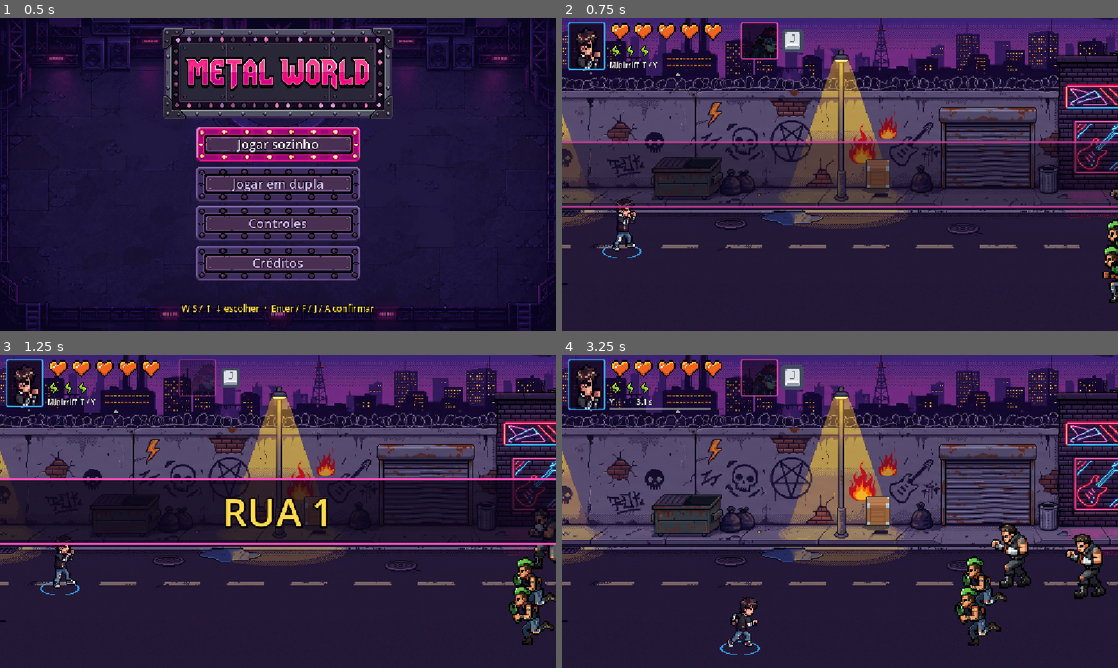
Above: before the commit, frames 1-4 (two rows, left to right).
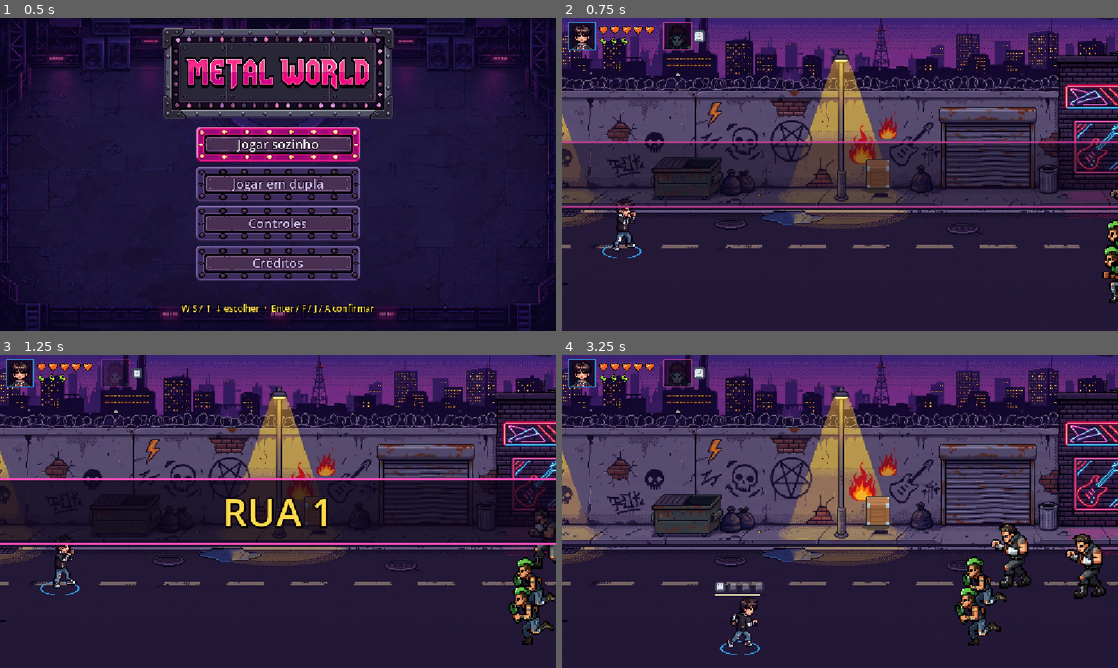
Above: after the commit, the same moments.

Repository: lucas-gif561/metalworld
Game: Godot game, scene res://ui/tela_inicial.tscn
Two runs of this game, one before a commit and one after it. Both use one fixed random seed, a clock stepped at 60 frames per second and the inputs below. Sound files missing from this copy of the repository are replaced by a short silence.
Inputs (mouse positions are in pixels of both pictures, inside the frame that each line leads up to):
- Up to frame 1 (0.5 s): no input
- Up to frame 2 (0.75 s): click "Jogar sozinho" at 0.5 s
- Up to frame 3 (1.25 s): no input
- Up to frame 4 (3.25 s): tap Enter at 1.25 s; move the mouse to (962, 495) at 1.27 s; hold D (mover_direita) 1.28-2.03 s; hold F (atacar) 1.28-2.03 s; click (962, 495) at 1.42 s; move the mouse to (728, 527) at 2.02 s; hold S (mover_baixo) 2.03-2.78 s; tap G (dodge) at 2.1 s; click (728, 527) at 2.17 s; move the mouse to (895, 442) at 2.77 s; hold D (mover_direita) from 2.78 s (still down); tap Y (interagir) at 2.85 s; click (895, 442) at 2.92 s

Frame 1 is identical in both runs. In frame 2, 2.9% of the frame differs, in the area x 1-44%, y 1-17%; in frame 3, 2.7%; in frame 4, 3.2%, in the area x 1-44%, y 1-77%.

Commit message:
HUD: retratos novos e Minirriff em teclas sobre o jogador
- Retratos com foco no rosto (Dylan e Kevin) a 2,5x o pixel; corações,
  raios, botões e espaçamentos do painel em 1,5x, na mesma proporção.
- Minirriff aparece em cima de quem toca: teclas no estilo Kenney (T/Y no
  P1, I/L no P2, LB/RB no controle), com prazo e flash dourado (especial)
  ou vermelho (erro). O texto do Minirriff saiu do HUD.
- Teclas T, I, Y e vazia feitas a partir da tecla L do pacote (CREDITS).

Co-Authored-By: Claude Opus 5.5 <noreply@anthropic.com>

Diff:
--- a/personagens/dylan/jogador.gd
+++ b/personagens/dylan/jogador.gd
@@ -92,6 +92,9 @@
 var poder = 0.0
 var recarga_dodge_restante = 0.0
 var sequencia_minirriff := ""
+## A sequência como ficou na última nota (a sequência é limpa no mesmo quadro
+## em que acerta ou erra; o VisorMinirriff usa esta para mostrar o resultado)
+var ultima_sequencia_minirriff := ""
 var minirriff_usando_controle := false
 var tempo_minirriff = 0.0
 var tempo_atordoado = 0.0
@@ -113,6 +116,7 @@
 var fim_sequencia_ms = 0
 @onready var _anel = $Anel
 @onready var _indicador = $IndicadorReviver
+@onready var _visor_minirriff = $VisorMinirriff
 @onready var hurtbox = $Hurtbox
 
 
@@ -141,6 +145,8 @@
 	_anel.position *= razao
 	_anel.scale *= razao
 	_indicador.position *= razao
+	_visor_minirriff.position *= razao
+	_visor_minirriff.scale *= razao
 	alcance_soco *= razao
 	velocidade_dodge *= razao
 	velocidade *= razao
@@ -398,6 +404,7 @@
 		tempo_mensagem_minirriff = 0.0
 	Audio.tocar("minirriff_grave" if nota == "A" else "minirriff_agudo", 0.0, 0)
 	sequencia_minirriff += nota
+	ultima_sequencia_minirriff = sequencia_minirriff
 
 	for codigo in MINIRRIFFS:
 		if not codigo.begins_with(sequencia_minirriff):
--- a/personagens/dylan/jogador.tscn
+++ b/personagens/dylan/jogador.tscn
@@ -7,6 +7,7 @@
 [ext_resource type="Texture2D" path="res://personagens/dylan/sprites/tecla_y.svg" id="6_tecla_y"]
 [ext_resource type="Texture2D" uid="uid://c56dr26f6nb8p" path="res://personagens/dylan/sprites/tecla_l.png" id="7_tecla_l"]
 [ext_resource type="Texture2D" path="res://riff/sprites/botao_rb.svg" id="8_botao_rb"]
+[ext_resource type="PackedScene" path="res://personagens/dylan/visor_minirriff.tscn" id="9_visor_minirriff"]
 
 [sub_resource type="RectangleShape2D" id="RectangleShape2D_qf7sd"]
 size = Vector2(36, 16)
@@ -63,3 +64,5 @@
 position = Vector2(0, -36)
 scale = Vector2(1.5, 1.5)
 texture = ExtResource("6_tecla_y")
+
+[node name="VisorMinirriff" parent="." instance=ExtResource("9_visor_minirriff")]
--- /dev/null
+++ b/personagens/dylan/visor_minirriff.gd
@@ -0,0 +1,64 @@
+extends Node2D
+## Minirriff em cima do jogador: cada nota tocada aparece como a tecla (estilo
+## Kenney) que o jogador apertou, com o prazo embaixo. Ao terminar, a sequência
+## pisca dourada (virou especial) ou vermelha (errou, tempo esgotado ou sem poder).
+## Ícones, cores e posições ficam na cena; o código só troca as teclas, porque
+## elas mudam a cada nota e dependem de quem toca (P1, P2 ou controle).
+
+@export_group("Teclado P1")
+@export var grave_p1: Texture2D
+@export var agudo_p1: Texture2D
+@export_group("Teclado P2")
+@export var grave_p2: Texture2D
+@export var agudo_p2: Texture2D
+@export_group("Controle")
+@export var grave_controle: Texture2D
+@export var agudo_controle: Texture2D
+@export_group("Visual")
+@export var tecla_vazia: Texture2D
+@export var cor_vazia := Color(1, 1, 1, 0.35)
+@export var cor_acerto := Color(1, 0.85, 0.3)
+@export var cor_erro := Color(1, 0.35, 0.35)
+
+@onready var jogador = get_parent()
+@onready var teclas: Array = $Teclas.get_children()
+@onready var prazo: Node2D = $Prazo
+@onready var barra: Control = $Prazo/Barra
+
+
+func _ready() -> void:
+	hide()
+
+
+func _process(_delta: float) -> void:
+	if jogador.caido:
+		hide()
+		return
+
+	var sequencia: String = jogador.sequencia_minirriff
+	if not sequencia.is_empty():
+		_mostrar(sequencia, Color.WHITE)
+		prazo.show()
+		barra.scale.x = clampf(jogador.tempo_minirriff / jogador.janela_minirriff, 0.0, 1.0)
+	elif jogador.tempo_mensagem_minirriff > 0.0 and not jogador.ultima_sequencia_minirriff.is_empty():
+		var virou_especial = not jogador._especial_pendente.is_empty()
+		_mostrar(jogador.ultima_sequencia_minirriff, cor_acerto if virou_especial else cor_erro)
+		prazo.hide()
+	else:
+		hide()
+
+
+func _mostrar(sequencia: String, cor: Color) -> void:
+	show()
+	var controle = jogador.minirriff_usando_controle and Controles.controle_do_jogador(jogador.id_jogador) >= 0
+	var grave = grave_controle if controle else (grave_p1 if jogador.id_jogador == 1 else grave_p2)
+	var agudo = agudo_controle if controle else (agudo_p1 if jogador.id_jogador == 1 else agudo_p2)
+
+	for i in teclas.size():
+		var tecla: Sprite2D = teclas[i]
+		if i < sequencia.length():
+			tecla.texture = grave if sequencia[i] == "A" else agudo
+			tecla.modulate = cor
+		else:
+			tecla.texture = tecla_vazia
+			tecla.modulate = cor_vazia
--- /dev/null
+++ b/personagens/dylan/visor_minirriff.tscn
@@ -0,0 +1,55 @@
+[gd_scene format=3]
+
+[ext_resource type="Script" path="res://personagens/dylan/visor_minirriff.gd" id="1_visor"]
+[ext_resource type="Texture2D" path="res://personagens/dylan/sprites/tecla_t.png" id="2_t"]
+[ext_resource type="Texture2D" path="res://personagens/dylan/sprites/tecla_y_pixel.png" id="3_y"]
+[ext_resource type="Texture2D" path="res://personagens/dylan/sprites/tecla_i.png" id="4_i"]
+[ext_resource type="Texture2D" path="res://personagens/dylan/sprites/tecla_l.png" id="5_l"]
+[ext_resource type="Texture2D" path="res://riff/sprites/botao_lb.svg" id="6_lb"]
+[ext_resource type="Texture2D" path="res://riff/sprites/botao_rb.svg" id="7_rb"]
+[ext_resource type="Texture2D" path="res://personagens/dylan/sprites/tecla_vazia.png" id="8_vazia"]
+
+[node name="VisorMinirriff" type="Node2D"]
+z_index = 10
+position = Vector2(0, -88)
+script = ExtResource("1_visor")
+grave_p1 = ExtResource("2_t")
+agudo_p1 = ExtResource("3_y")
+grave_p2 = ExtResource("4_i")
+agudo_p2 = ExtResource("5_l")
+grave_controle = ExtResource("6_lb")
+agudo_controle = ExtResource("7_rb")
+tecla_vazia = ExtResource("8_vazia")
+
+[node name="Teclas" type="Node2D" parent="."]
+
+[node name="Tecla1" type="Sprite2D" parent="Teclas"]
+position = Vector2(-27, 0)
+texture = ExtResource("8_vazia")
+
+[node name="Tecla2" type="Sprite2D" parent="Teclas"]
+position = Vector2(-9, 0)
+texture = ExtResource("8_vazia")
+
+[node name="Tecla3" type="Sprite2D" parent="Teclas"]
+position = Vector2(9, 0)
+texture = ExtResource("8_vazia")
+
+[node name="Tecla4" type="Sprite2D" parent="Teclas"]
+position = Vector2(27, 0)
+texture = ExtResource("8_vazia")
+
+[node name="Prazo" type="Node2D" parent="."]
+position = Vector2(-35, 10)
+
+[node name="Fundo" type="ColorRect" parent="Prazo"]
+offset_right = 70.0
+offset_bottom = 2.0
+mouse_filter = 2
+color = Color(0.08, 0.05, 0.12, 0.8)
+
+[node name="Barra" type="ColorRect" parent="Prazo"]
+offset_right = 70.0
+offset_bottom = 2.0
+mouse_filter = 2
+color = Color(1, 0.95, 0.75, 1)
--- a/ui/hud.gd
+++ b/ui/hud.gd
@@ -46,9 +46,6 @@
 
 
 func _process(_delta: float) -> void:
-	for jogador in conectados:
-		if is_instance_valid(jogador) and jogador.usa_minirriff():
-			_atualizar_visor_minirriff(jogador, paineis[jogador.id_jogador])
 	# Vaga do P2: silhueta piscando com o botão de entrar (A no controle;
 	# sem controle, J no teclado). Troca se plugar um controle.
 	vaga_p2.visible = not Jogo.p2_ativo and not tela_fim.visible
@@ -69,8 +66,8 @@
 	jogador.poder_alterado.connect(_atualizar_poder.bind(painel))
 	_atualizar_vida(jogador.vida, jogador.vida_maxima, painel)
 	_atualizar_poder(jogador.poder, jogador.poder_maximo, painel)
+	# O Minirriff em si aparece em cima do jogador (personagens/dylan/visor_minirriff.tscn)
 	painel.get_node("Icones/Raios").visible = jogador.usa_minirriff()
-	painel.get_node("Icones/VisorMinirriff").visible = jogador.usa_minirriff()
 
 
 # Quem entra no meio da fase ganha uma entrada com flash
@@ -125,30 +122,6 @@
 		raio.value = clampf((atual - i * valor_raio) / valor_raio, 0.0, 1.0)
 		if raio.value >= 1.0 and antes < 1.0:
 			_pulsar(raio)
-
-
-func _atualizar_visor_minirriff(jogador, painel) -> void:
-	var visor = painel.get_node("Icones/VisorMinirriff")
-	var usando_controle = jogador.minirriff_usando_controle and Controles.controle_do_jogador(jogador.id_jogador) >= 0
-	var primeira = "LB" if usando_controle else ("T" if jogador.id_jogador == 1 else "I")
-	var segunda = "RB" if usando_controle else ("Y" if jogador.id_jogador == 1 else "L")
-	var visor_texto = visor.get_node("Sequencia")
-	var prazo = visor.get_node("Prazo")
-	prazo.visible = not jogador.sequencia_minirriff.is_empty()
-	prazo.value = jogador.tempo_minirriff / jogador.janela_minirriff
-	if jogador.caido:
-		visor_texto.text = ""
-	elif prazo.visible:
-		var notas := PackedStringArray()
-		for nota in jogador.sequencia_minirriff:
-			notas.append(primeira if nota == "A" else segunda)
-		while notas.size() < 4:
-			notas.append("·")
-		visor_texto.text = "%s   %.1f s" % ["  ".join(notas), jogador.tempo_minirriff]
-	elif jogador.tempo_mensagem_minirriff > 0.0:
-		visor_texto.text = jogador.mensagem_minirriff
-	else:
-		visor_texto.text = "Minirriff  %s / %s" % [primeira, segunda]
 
 
 # Ícone que mudou dá um pulo rápido (efeito da partida, por isso em código)
--- a/ui/hud.tscn
+++ b/ui/hud.tscn
@@ -47,27 +47,27 @@
 
 [sub_resource type="StyleBoxFlat" id="StyleBoxFlat_retrato_p1"]
 bg_color = Color(0.08, 0.03, 0.12, 0.85)
-border_width_left = 3
-border_width_top = 3
-border_width_right = 3
-border_width_bottom = 3
+border_width_left = 2
+border_width_top = 2
+border_width_right = 2
+border_width_bottom = 2
 border_color = Color(0.2, 0.68, 1, 1)
-corner_radius_top_left = 4
-corner_radius_top_right = 4
-corner_radius_bottom_right = 4
-corner_radius_bottom_left = 4
+corner_radius_top_left = 2
+corner_radius_top_right = 2
+corner_radius_bottom_right = 2
+corner_radius_bottom_left = 2
 
 [sub_resource type="StyleBoxFlat" id="StyleBoxFlat_retrato_p2"]
 bg_color = Color(0.08, 0.03, 0.12, 0.85)
-border_width_left = 3
-border_width_top = 3
-border_width_right = 3
-border_width_bottom = 3
+border_width_left = 2
+border_width_top = 2
+border_width_right = 2
+border_width_bottom = 2
 border_color = Color(1, 0.3, 0.72, 1)
-corner_radius_top_left = 4
-corner_radius_top_right = 4
-corner_radius_bottom_right = 4
-corner_radius_bottom_left = 4
+corner_radius_top_left = 2
+corner_radius_top_right = 2
+corner_radius_bottom_right = 2
+corner_radius_bottom_left = 2
 
 [sub_resource type="Animation" id="Animation_entrar"]
 resource_name = "entrar"
@@ -155,14 +155,15 @@
 [node name="PainelVida" type="HBoxContainer" parent="."]
 offset_left = 12.0
 offset_top = 8.0
-offset_right = 342.0
-offset_bottom = 86.0
-mouse_filter = 2
-theme_override_constants/separation = 8
+offset_right = 193.0
+offset_bottom = 67.0
+mouse_filter = 2
+theme_override_constants/separation = 4
 
 [node name="Retrato" type="Panel" parent="PainelVida"]
-custom_minimum_size = Vector2(78, 78)
-layout_mode = 2
+custom_minimum_size = Vector2(59, 59)
+layout_mode = 2
+size_flags_vertical = 0
 mouse_filter = 2
 theme_override_styles/panel = SubResource("StyleBoxFlat_retrato_p1")
 
@@ -171,29 +172,30 @@
 anchors_preset = 15
 anchor_right = 1.0
 anchor_bottom = 1.0
-offset_left = 3.0
-offset_top = 3.0
-offset_right = -3.0
-offset_bottom = -3.0
+offset_left = 2.0
+offset_top = 2.0
+offset_right = -2.0
+offset_bottom = -2.0
 grow_horizontal = 2
 grow_vertical = 2
 mouse_filter = 2
 texture = ExtResource("4_retrato")
 expand_mode = 1
+stretch_mode = 5
 
 [node name="Icones" type="VBoxContainer" parent="PainelVida"]
 layout_mode = 2
 mouse_filter = 2
-theme_override_constants/separation = 4
+theme_override_constants/separation = 2
 alignment = 1
 
 [node name="Coracoes" type="HBoxContainer" parent="PainelVida/Icones"]
 layout_mode = 2
 mouse_filter = 2
-theme_override_constants/separation = 3
+theme_override_constants/separation = 2
 
 [node name="Coracao1" type="TextureProgressBar" parent="PainelVida/Icones/Coracoes"]
-custom_minimum_size = Vector2(45, 42)
+custom_minimum_size = Vector2(22, 21)
 layout_mode = 2
 mouse_filter = 2
 max_value = 1.0
@@ -204,7 +206,7 @@
 tint_under = Color(0.12, 0.08, 0.16, 0.85)
 
 [node name="Coracao2" type="TextureProgressBar" parent="PainelVida/Icones/Coracoes"]
-custom_minimum_size = Vector2(45, 42)
+custom_minimum_size = Vector2(22, 21)
 layout_mode = 2
 mouse_filter = 2
 max_value = 1.0
@@ -215,7 +217,7 @@
 tint_under = Color(0.12, 0.08, 0.16, 0.85)
 
 [node name="Coracao3" type="TextureProgressBar" parent="PainelVida/Icones/Coracoes"]
-custom_minimum_size = Vector2(45, 42)
+custom_minimum_size = Vector2(22, 21)
 layout_mode = 2
 mouse_filter = 2
 max_value = 1.0
@@ -226,7 +228,7 @@
 tint_under = Color(0.12, 0.08, 0.16, 0.85)
 
 [node name="Coracao4" type="TextureProgressBar" parent="PainelVida/Icones/Coracoes"]
-custom_minimum_size = Vector2(45, 42)
+custom_minimum_size = Vector2(22, 21)
 layout_mode = 2
 mouse_filter = 2
 max_value = 1.0
@@ -237,7 +239,7 @@
 tint_under = Color(0.12, 0.08, 0.16, 0.85)
 
 [node name="Coracao5" type="TextureProgressBar" parent="PainelVida/Icones/Coracoes"]
-custom_minimum_size = Vector2(45, 42)
+custom_minimum_size = Vector2(22, 21)
 layout_mode = 2
 mouse_filter = 2
 max_value = 1.0
@@ -250,10 +252,10 @@
 [node name="Raios" type="HBoxContainer" parent="PainelVida/Icones"]
 layout_mode = 2
 mouse_filter = 2
-theme_override_constants/separation = 4
+theme_override_constants/separation = 2
 
 [node name="Raio1" type="TextureProgressBar" parent="PainelVida/Icones/Raios"]
-custom_minimum_size = Vector2(26, 28)
+custom_minimum_size = Vector2(20, 21)
 layout_mode = 2
 mouse_filter = 2
 max_value = 1.0
@@ -266,7 +268,7 @@
 tint_under = Color(0.12, 0.08, 0.16, 0.85)
 
 [node name="Raio2" type="TextureProgressBar" parent="PainelVida/Icones/Raios"]
-custom_minimum_size = Vector2(26, 28)
+custom_minimum_size = Vector2(20, 21)
 layout_mode = 2
 mouse_filter = 2
 max_value = 1.0
@@ -279,7 +281,7 @@
 tint_under = Color(0.12, 0.08, 0.16, 0.85)
 
 [node name="Raio3" type="TextureProgressBar" parent="PainelVida/Icones/Raios"]
-custom_minimum_size = Vector2(26, 28)
+custom_minimum_size = Vector2(20, 21)
 layout_mode = 2
 mouse_filter = 2
 max_value = 1.0
@@ -291,41 +293,20 @@
 texture_progress = ExtResource("3_raio")
 tint_under = Color(0.12, 0.08, 0.16, 0.85)
 
-[node name="VisorMinirriff" type="VBoxContainer" parent="PainelVida/Icones"]
-visible = false
-layout_mode = 2
-theme_override_constants/separation = 2
-mouse_filter = 2
-
-[node name="Sequencia" type="Label" parent="PainelVida/Icones/VisorMinirriff"]
-custom_minimum_size = Vector2(176, 0)
-layout_mode = 2
-theme_override_colors/font_outline_color = Color(0.05, 0.05, 0.09, 1)
-theme_override_constants/outline_size = 5
-theme_override_font_sizes/font_size = 15
-text = "Minirriff"
-
-[node name="Prazo" type="ProgressBar" parent="PainelVida/Icones/VisorMinirriff"]
-visible = false
-custom_minimum_size = Vector2(0, 4)
-layout_mode = 2
-mouse_filter = 2
-max_value = 1.0
-step = 0.0
-show_percentage = false
 
 [node name="PainelVidaP2" type="HBoxContainer" parent="."]
 visible = false
-offset_left = 370.0
+offset_left = 210.0
 offset_top = 8.0
-offset_right = 700.0
-offset_bottom = 86.0
-mouse_filter = 2
-theme_override_constants/separation = 8
+offset_right = 391.0
+offset_bottom = 67.0
+mouse_filter = 2
+theme_override_constants/separation = 4
 
 [node name="Retrato" type="Panel" parent="PainelVidaP2"]
-custom_minimum_size = Vector2(78, 78)
-layout_mode = 2
+custom_minimum_size = Vector2(59, 59)
+layout_mode = 2
+size_flags_vertical = 0
 mouse_filter = 2
 theme_override_styles/panel = SubResource("StyleBoxFlat_retrato_p2")
 
@@ -334,10 +315,10 @@
 anchors_preset = 15
 anchor_right = 1.0
 anchor_bottom = 1.0
-offset_left = 3.0
-offset_top = 3.0
-offset_right = -3.0
-offset_bottom = -3.0
+offset_left = 2.0
+offset_top = 2.0
+offset_right = -2.0
+offset_bottom = -2.0
 grow_horizontal = 2
 grow_vertical = 2
 mouse_filter = 2
@@ -348,16 +329,16 @@
 [node name="Icones" type="VBoxContainer" parent="PainelVidaP2"]
 layout_mode = 2
 mouse_filter = 2
-theme_override_constants/separation = 4
+theme_override_constants/separation = 2
 alignment = 1
 
 [node name="Coracoes" type="HBoxContainer" parent="PainelVidaP2/Icones"]
 layout_mode = 2
 mouse_filter = 2
-theme_override_constants/separation = 3
+theme_override_constants/separation = 2
 
 [node name="Coracao1" type="TextureProgressBar" parent="PainelVidaP2/Icones/Coracoes"]
-custom_minimum_size = Vector2(45, 42)
+custom_minimum_size = Vector2(22, 21)
 layout_mode = 2
 mouse_filter = 2
 max_value = 1.0
@@ -368,7 +349,7 @@
 tint_under = Color(0.12, 0.08, 0.16, 0.85)
 
 [node name="Coracao2" type="TextureProgressBar" parent="PainelVidaP2/Icones/Coracoes"]
-custom_minimum_size = Vector2(45, 42)
+custom_minimum_size = Vector2(22, 21)
 layout_mode = 2
 mouse_filter = 2
 max_value = 1.0
@@ -379,7 +360,7 @@
 tint_under = Color(0.12, 0.08, 0.16, 0.85)
 
 [node name="Coracao3" type="TextureProgressBar" parent="PainelVidaP2/Icones/Coracoes"]
-custom_minimum_size = Vector2(45, 42)
+custom_minimum_size = Vector2(22, 21)
 layout_mode = 2
 mouse_filter = 2
 max_value = 1.0
@@ -390,7 +371,7 @@
 tint_under = Color(0.12, 0.08, 0.16, 0.85)
 
 [node name="Coracao4" type="TextureProgressBar" parent="PainelVidaP2/Icones/Coracoes"]
-custom_minimum_size = Vector2(45, 42)
+custom_minimum_size = Vector2(22, 21)
 layout_mode = 2
 mouse_filter = 2
 max_value = 1.0
@@ -401,7 +382,7 @@
 tint_under = Color(0.12, 0.08, 0.16, 0.85)
 
 [node name="Coracao5" type="TextureProgressBar" parent="PainelVidaP2/Icones/Coracoes"]
-custom_minimum_size = Vector2(45, 42)
+custom_minimum_size = Vector2(22, 21)
 layout_mode = 2
 mouse_filter = 2
 max_value = 1.0
@@ -414,10 +395,10 @@
 [node name="Raios" type="HBoxContainer" parent="PainelVidaP2/Icones"]
 layout_mode = 2
 mouse_filter = 2
-theme_override_constants/separation = 4
+theme_override_constants/separation = 2
 
 [node name="Raio1" type="TextureProgressBar" parent="PainelVidaP2/Icones/Raios"]
-custom_minimum_size = Vector2(26, 28)
+custom_minimum_size = Vector2(20, 21)
 layout_mode = 2
 mouse_filter = 2
 max_value = 1.0
@@ -430,7 +411,7 @@
 tint_under = Color(0.12, 0.08, 0.16, 0.85)
 
 [node name="Raio2" type="TextureProgressBar" parent="PainelVidaP2/Icones/Raios"]
-custom_minimum_size = Vector2(26, 28)
+custom_minimum_size = Vector2(20, 21)
 layout_mode = 2
 mouse_filter = 2
 max_value = 1.0
@@ -443,7 +424,7 @@
 tint_under = Color(0.12, 0.08, 0.16, 0.85)
 
 [node name="Raio3" type="TextureProgressBar" parent="PainelVidaP2/Icones/Raios"]
-custom_minimum_size = Vector2(26, 28)
+custom_minimum_size = Vector2(20, 21)
 layout_mode = 2
 mouse_filter = 2
 max_value = 1.0
@@ -455,36 +436,14 @@
 texture_progress = ExtResource("3_raio")
 tint_under = Color(0.12, 0.08, 0.16, 0.85)
 
-[node name="VisorMinirriff" type="VBoxContainer" parent="PainelVidaP2/Icones"]
-visible = false
-layout_mode = 2
-theme_override_constants/separation = 2
-mouse_filter = 2
-
-[node name="Sequencia" type="Label" parent="PainelVidaP2/Icones/VisorMinirriff"]
-custom_minimum_size = Vector2(176, 0)
-layout_mode = 2
-theme_override_colors/font_outline_color = Color(0.05, 0.05, 0.09, 1)
-theme_override_constants/outline_size = 5
-theme_override_font_sizes/font_size = 15
-text = "Minirriff"
-
-[node name="Prazo" type="ProgressBar" parent="PainelVidaP2/Icones/VisorMinirriff"]
-visible = false
-custom_minimum_size = Vector2(0, 4)
-layout_mode = 2
-mouse_filter = 2
-max_value = 1.0
-step = 0.0
-show_percentage = false
 
 [node name="VagaP2" type="Control" parent="."]
 layout_mode = 3
 anchors_preset = 0
-offset_left = 370.0
+offset_left = 210.0
 offset_top = 8.0
-offset_right = 448.0
-offset_bottom = 86.0
+offset_right = 269.0
+offset_bottom = 67.0
 mouse_filter = 2
 
 [node name="Retrato" type="Panel" parent="VagaP2"]
@@ -503,10 +462,10 @@
 anchors_preset = 15
 anchor_right = 1.0
 anchor_bottom = 1.0
-offset_left = 3.0
-offset_top = 3.0
-offset_right = -3.0
-offset_bottom = -3.0
+offset_left = 2.0
+offset_top = 2.0
+offset_right = -2.0
+offset_bottom = -2.0
 grow_horizontal = 2
 grow_vertical = 2
 mouse_filter = 2
@@ -517,17 +476,17 @@
 [node name="Botoes" type="Control" parent="VagaP2"]
 layout_mode = 1
 anchors_preset = 0
-offset_left = 86.0
-offset_top = 15.0
-offset_right = 150.0
-offset_bottom = 63.0
-pivot_offset = Vector2(24, 24)
+offset_left = 63.0
+offset_top = 17.5
+offset_right = 95.0
+offset_bottom = 41.5
+pivot_offset = Vector2(12, 12)
 mouse_filter = 2
 
 [node name="BotaoControle" type="TextureRect" parent="VagaP2/Botoes"]
 layout_mode = 0
-offset_right = 48.0
-offset_bottom = 48.0
+offset_right = 24.0
+offset_bottom = 24.0
 mouse_filter = 2
 texture = ExtResource("8_botao_a")
 expand_mode = 1
@@ -535,8 +494,8 @@
 [node name="TeclaTeclado" type="TextureRect" parent="VagaP2/Botoes"]
 visible = false
 layout_mode = 0
-offset_right = 48.0
-offset_bottom = 48.0
+offset_right = 24.0
+offset_bottom = 24.0
 mouse_filter = 2
 texture = ExtResource("9_tecla_j")
 expand_mode = 1
Binary file changed: personagens/baterista/sprites/retrato.png
Binary file added: personagens/dylan/sprites/tecla_i.png
Not shown, added: personagens/dylan/sprites/tecla_i.png.import
Binary file added: personagens/dylan/sprites/tecla_t.png
Not shown, added: personagens/dylan/sprites/tecla_t.png.import
Binary file added: personagens/dylan/sprites/tecla_vazia.png
Not shown, added: personagens/dylan/sprites/tecla_vazia.png.import
Binary file added: personagens/dylan/sprites/tecla_y_pixel.png
Not shown, added: personagens/dylan/sprites/tecla_y_pixel.png.import
Not shown, added: personagens/dylan/visor_minirriff.gd.uid
Binary file changed: ui/sprites/retrato_dylan.png
Not shown, changed: CREDITS.md
